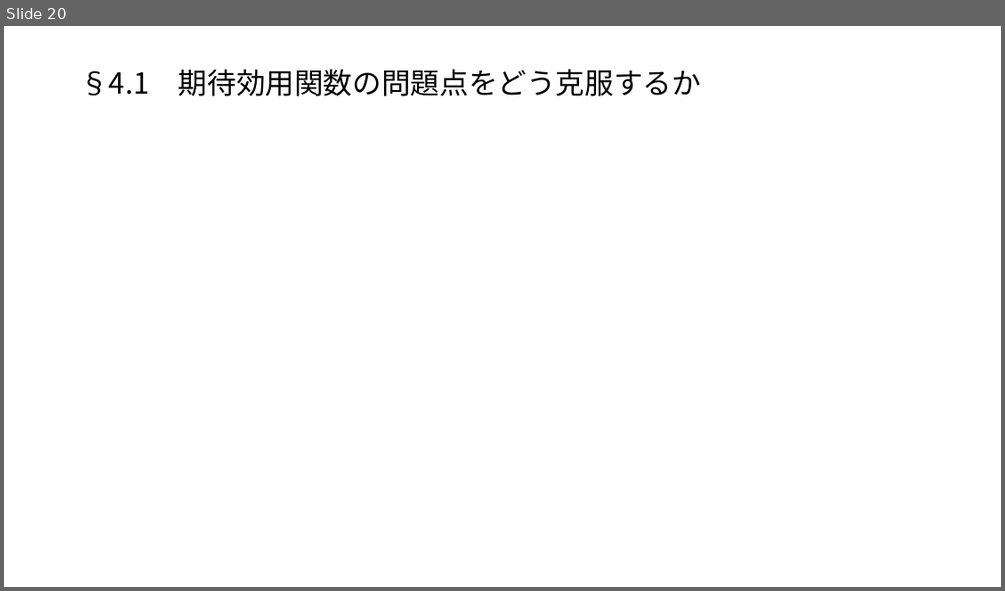
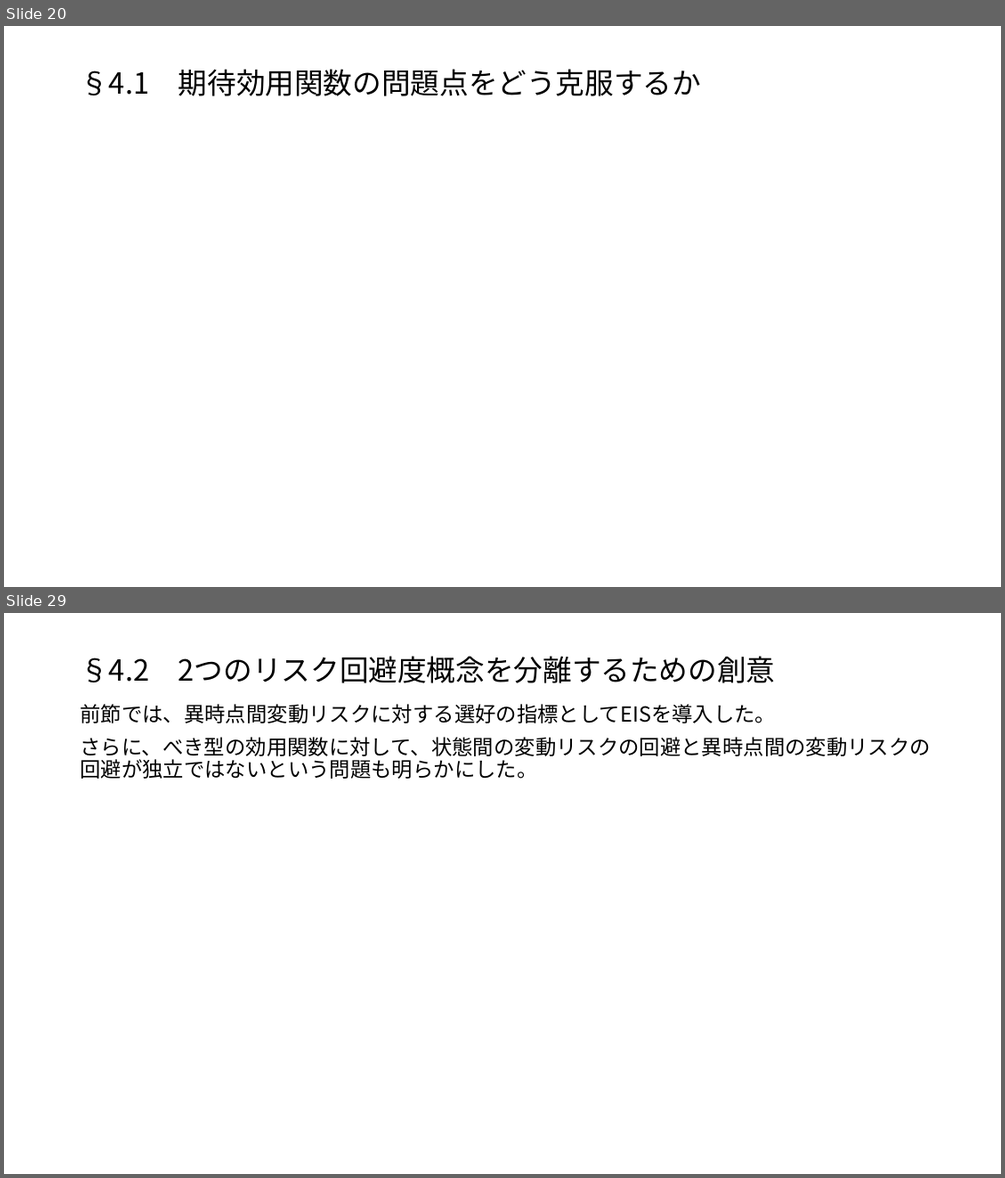
Before and after one commit to macha1811/Long-term-Investment-Theory-and-Practice, a slide deck: 第2章.pptx. Shown one above the other, each under a label of ours: slide 20 before the commit, slides 20 and 29 after it; the slides between them are not shown. The pictures are 1005x591 and 1005x1178 pixels, drawn with LibreOffice and Linux fonts; fonts in the diff are those of the drawing; grey boxes stand for pictures. Boxes give left, top, right and bottom in pixels: in the first picture for what was removed or moved away, otherwise in the second. Text is boxed around its words. In the diff, an @@ line names an element or a change of style, - is before the commit and + after.

```diff
--- a/第2章.pptx
+++ b/第2章.pptx
@@ slide 29 added at [4,613,1001,1174], background #FFFFFF @@
@@ title added at [80,656,776,683], 28 pt, text #000000 @@
+§4.2 2つのリスク回避度概念を分離するための創意
@@ text added at [80,704,930,779], 20 pt, text #000000 @@
+前節では、異時点間変動リスクに対する選好の指標としてEISを導入した。
+さらに、べき型の効用関数に対して、状態間の変動リスクの回避と異時点間の変動リスクの回避が独立ではないという問題も明らかにした。
```
Also in this commit, not shown: 10 other slides added.
